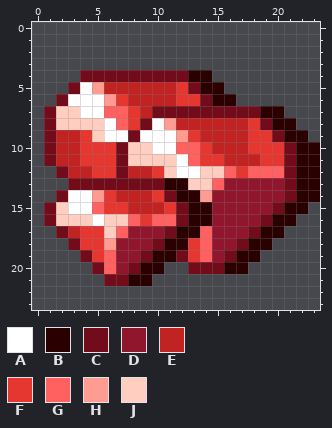
File history of a pixel-art sprite, images/gui/add-balance_3.png. The picture above is the old version.
The file is 24x24 pixels.
Palette (. is transparent): A #ffffff  B #2a0000  C #730c1a  D #90162e  E #c12222  F #e53630  G #ff6161  H #ff9c91  J #ffcec0
Pixels before, first column x 1:
 4 ...CCCCCCCCCBB.........
 5 ..CAHEEEEEEFCBB........
 6 .CAAAHFEEEEFFCBB.......
 7 CJJAAGGFECCCCCCCCCBB...
 8 CJJJJAGFCAHEEEEEEFCBB..
 9 CEEFJAACAAAHFEEEEFFCBB.
10 CEEFFFCJJAAGGFEEEFFFCBB
11 CEEFFFCJJJJAGFFEEEFFCBB
12 .CEEFFCEEFJAAJJGFGGGCBB
13 ..CCCCCCCCBBJJGDDDDDCBB
14 .CAAHFEEEFCBBHDDDDDDCBB
15 CJAAGFFEEEFCBBDDDDDCBB.
16 CJJJAJJGFGGCBBDDDDCBB..
17 .CEFFJGDDDCBBGDDDCBB...
18 ..CFFHDDDCBBFGDDCBB....
19 ...CFGDDCBBCFGDCBB.....
20 ....CGDCBB..CCCBB......
21 .....CCBB..............
New version:
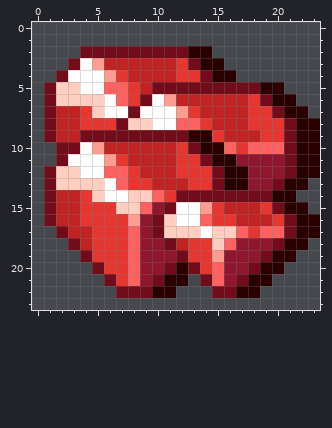
The exact change:
Changed rows in their new state; - is an unchanged pixel.
first column x 1:
 2 ---CCCCCCCCCBB---------
 3 --CAHEEEEEEFCBB--------
 4 -CAAAHFEEEEFFCBB-------
 5 CJJ-AGGF-CCC-CCCCCBB---
 6 CJJJJAGFCAHEEEEEEFCBB--
 7 -EEFJAACAAAHFEEEEFFCBB-
 8 -EEFFFCJJ-AGGF----FFCBB
 9 ---CCCC-CCCCBBF--E-FC-B
10 .CCAHEEEEEEFCBBGFGGG---
11 .CAAAHFEEEEFFCBBDDDD---
12 CJJAAGGF-EEFFFCBBDDD---
13 CJJJJAGFFEEEFFCBB--CB-.
14 CEEFJAAJJGFCCCCCCCCBB..
15 -EEFF-JJGDCAAHFEEEF----
16 -EEFFFFHDCJAAGFFEEEFCBB
17 ---E-FFG-CJJJAJJGFGGCBB
18 ---E-FFG-DCE-FJGDDDCBB-
19 -----FFGDDD--FHDDDCBB--
20 -----FFGDDCB-FGDDCBB---
21 ------FGDCBB-CGDCBB----
22 ------CCCBB---CCBB-----
Where, in picture pixels (left, top, right, bottom), the same in both pictures:
changed: (44, 46, 320, 298)
